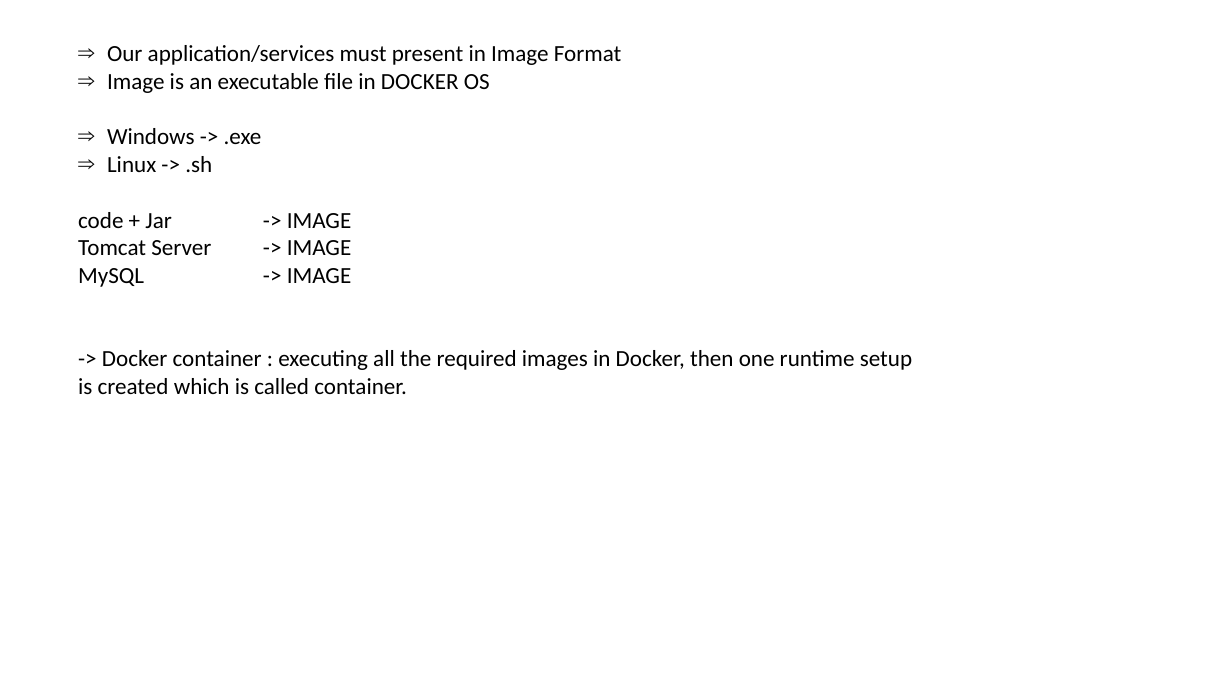
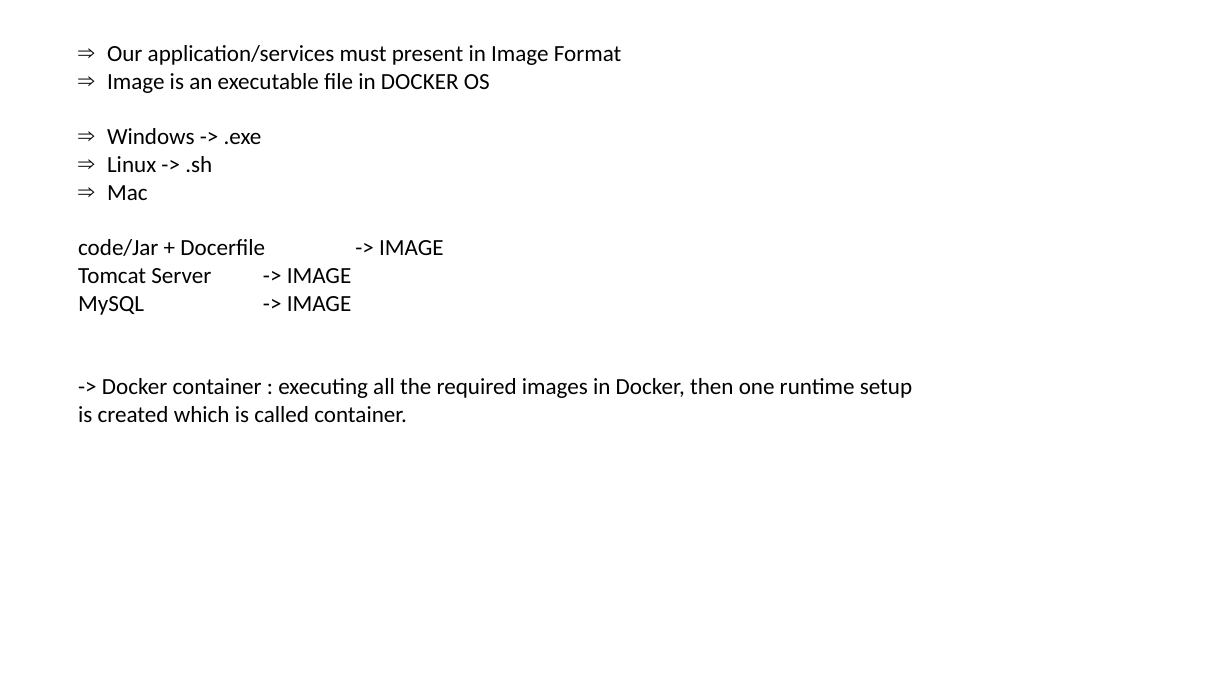
Before and after one commit to PrakashReddyBobbu/SpringBoot, a slide deck: slide 3 of Docker.pptx. Drawn at 1232x693 pixels with LibreOffice and Linux fonts; fonts in the diff are those of the drawing. Boxes give left, top, right and bottom in pixels: in the first picture for what was removed or moved away, otherwise in the second. Text is boxed around its words. In the diff, an @@ line names an element or a change of style, - is before the commit and + after.

```diff
--- a/Docker.pptx
+++ b/Docker.pptx
@@ text at <box>78,185,444,256</box>: text changed @@
-code + Jar -> IMAGE
+⇒ Mac
+code/Jar + Docerfile -> IMAGE
```
Also in this commit, not shown: 1 slide added, 2 other files.
